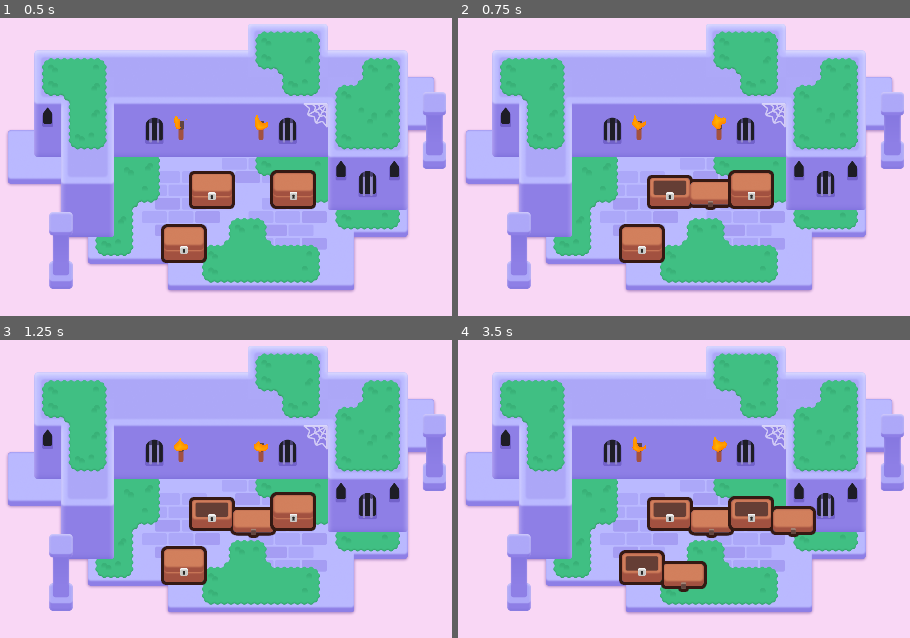
Above: before the commit, frames 1-4 (two rows, left to right).
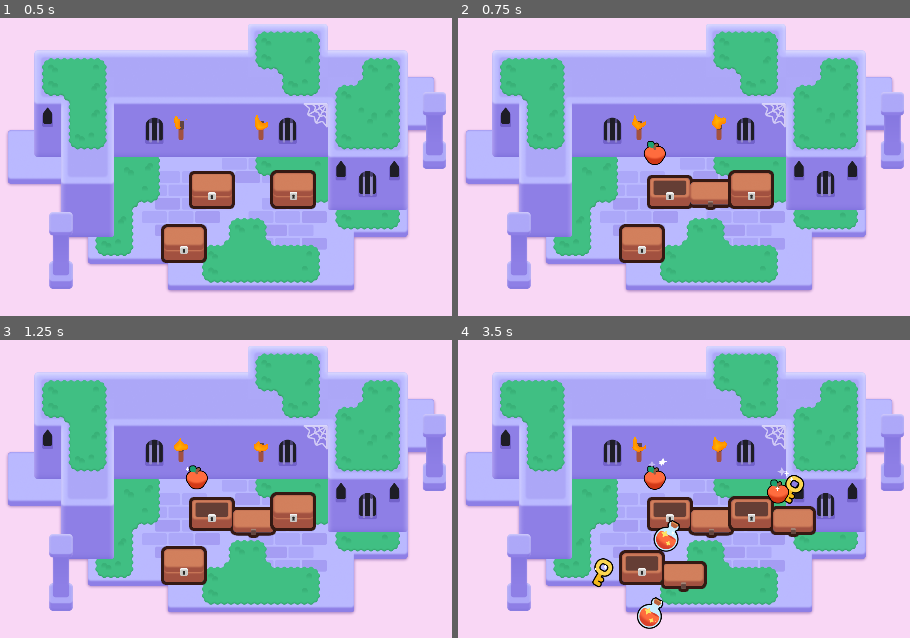
Above: after the commit, the same moments.

Repository: jonathanngkh/gdquest-jon
Game: Godot game, scene res://lessons/mini_dungeon.tscn
Two runs of this game, one before a commit and one after it. Both use one fixed random seed, a clock stepped at 60 frames per second and the inputs below.
Inputs (mouse positions are in pixels of both pictures, inside the frame that each line leads up to):
- Up to frame 1 (0.5 s): no input
- Up to frame 2 (0.75 s): tap Enter at 0.5 s; move the mouse to (670, 190) at 0.52 s; press the mouse at (670, 190) at 0.53 s; hold D (move_right) from 0.53 s (still down)
- Up to frame 3 (1.25 s): keep holding D (move_right); tap Space at 0.77 s
- Up to frame 4 (3.5 s): move the mouse to (643, 566) at 1.27 s; release D (move_right) at 1.28 s; release the mouse at (643, 566) at 1.28 s; hold S (move_down) 1.28-2.03 s; right-click (643, 566) at 1.35 s; click (643, 566) at 1.42 s; tap Space at 1.52, 3.02 s; move the mouse to (751, 512) at 2.02 s; hold D (move_right) 2.03-2.78 s; tap Z at 2.1 s; click (751, 512) at 2.17 s; move the mouse to (638, 587) at 2.77 s; hold W (move_up) from 2.78 s (still down); click (638, 587) at 2.85 s

Frame 1 is identical in both runs. In frame 2, 0.3% of the frame differs, in the area x 41-47%, y 41-50%; in frame 3, 0.3%; in frame 4, 2.1%, in the area x 29-77%, y 39-97%.

Commit message:
L6P1, @export var possible_items: Array[PackedScene], polar coordinate spawn items in a circle randomly

Diff:
--- a/M06.looting_workbook/lessons/chest.gd
+++ b/M06.looting_workbook/lessons/chest.gd
@@ -2,6 +2,8 @@
 
 @onready var canvas_group: CanvasGroup = $CanvasGroup
 @onready var animation_player: AnimationPlayer = $AnimationPlayer
+
+@export var possible_items: Array[PackedScene] = [] # if selected in the inspector, those packed scenes become auto pre-loaded
 
 
 # Called when the node enters the scene tree for the first time.
@@ -15,6 +17,22 @@
 func _process(delta: float) -> void:
 	pass
 
+
+func _spawn_random_item() -> void:
+	var loot_item: Area2D = possible_items.pick_random().instantiate()
+	#loot_item.position = Vector2(loot_item.position.x + randi_range(-65, 65), loot_item.position.y + randi_range(-65, 65)) # simple rand distance and angle
+	var starting_angle = 0.0 # 0 radians points to the right
+	var ending_angle = 2.0 * PI # 2π = 360 degrees, so one full circle
+	var random_angle := randf_range(starting_angle, ending_angle)
+
+	var random_direction := Vector2(1.0, 0.0).rotated(random_angle) # random direction is a unit vector pointing right, rotated at a random angle
+
+	var min_dist_to_chest = 60
+	var max_dist_to_chest = 120
+	var random_distance := randf_range(min_dist_to_chest, max_dist_to_chest)
+
+	loot_item.position = random_direction * random_distance
+	add_child(loot_item)
 
 # best for single events as opposed to continuous input streams, as this function is called once every time user presses and input
 func _input_event(viewport: Viewport, event: InputEvent, shape_idx: int) -> void:
@@ -40,6 +58,13 @@
 	input_pickable = false
 		#set_outline_thickness(3.0)
 
+	if possible_items.is_empty():
+		print("possible items is empty")
+		return
+
+	for i in range(randi_range(1, 3)):
+		_spawn_random_item()
+
 func _on_mouse_entered() -> void:
 	var tween = create_tween()
 	var from_thickness := 3.0
--- a/M06.looting_workbook/lessons/chest.tscn
+++ b/M06.looting_workbook/lessons/chest.tscn
@@ -1,10 +1,13 @@
-[gd_scene load_steps=11 format=3 uid="uid://c5nfqell6l6p0"]
+[gd_scene load_steps=14 format=3 uid="uid://c5nfqell6l6p0"]
 
 [ext_resource type="Texture2D" uid="uid://bnem1cahhoxdk" path="res://lessons/chest/top.png" id="1_dj516"]
 [ext_resource type="Shader" path="res://lessons/chest/group_outline.gdshader" id="1_icorf"]
 [ext_resource type="Texture2D" uid="uid://c3hwsm5ugp8qw" path="res://lessons/chest/bottom.png" id="1_jeife"]
 [ext_resource type="Script" path="res://lessons/chest.gd" id="1_ml3n3"]
+[ext_resource type="PackedScene" uid="uid://0i1g0cunmseb" path="res://lessons/items/apple.tscn" id="2_30eqr"]
 [ext_resource type="Texture2D" uid="uid://bu2jin246nel5" path="res://lessons/chest/lock.png" id="3_2wqlw"]
+[ext_resource type="PackedScene" uid="uid://ctqyr0ufyoktk" path="res://lessons/items/key.tscn" id="3_ry414"]
+[ext_resource type="PackedScene" uid="uid://hdxqgspfcaur" path="res://lessons/items/potion.tscn" id="4_ypvdj"]
 
 [sub_resource type="RectangleShape2D" id="RectangleShape2D_75kp6"]
 size = Vector2(96, 78)
@@ -15,6 +18,21 @@
 shader_parameter/line_color = Color(0.207843, 0.0980392, 0.0745098, 1)
 shader_parameter/line_thickness = 3.0
 shader_parameter/viewport_scale = Vector2(1, 1)
+
+[sub_resource type="Animation" id="Animation_316im"]
+length = 0.001
+tracks/0/type = "value"
+tracks/0/imported = false
+tracks/0/enabled = true
+tracks/0/path = NodePath("CanvasGroup/Top:position")
+tracks/0/interp = 1
+tracks/0/loop_wrap = true
+tracks/0/keys = {
+"times": PackedFloat32Array(0),
+"transitions": PackedFloat32Array(1),
+"update": 0,
+"values": [Vector2(0, -14)]
+}
 
 [sub_resource type="Animation" id="Animation_f6kbf"]
 resource_name = "open"
@@ -32,21 +50,6 @@
 "values": [Vector2(0, -14), Vector2(85, -65), Vector2(100, 20)]
 }
 
-[sub_resource type="Animation" id="Animation_316im"]
-length = 0.001
-tracks/0/type = "value"
-tracks/0/imported = false
-tracks/0/enabled = true
-tracks/0/path = NodePath("CanvasGroup/Top:position")
-tracks/0/interp = 1
-tracks/0/loop_wrap = true
-tracks/0/keys = {
-"times": PackedFloat32Array(0),
-"transitions": PackedFloat32Array(1),
-"update": 0,
-"values": [Vector2(0, -14)]
-}
-
 [sub_resource type="AnimationLibrary" id="AnimationLibrary_fxdu4"]
 _data = {
 "RESET": SubResource("Animation_316im"),
@@ -55,6 +58,7 @@
 
 [node name="Chest" type="Area2D"]
 script = ExtResource("1_ml3n3")
+possible_items = Array[PackedScene]([ExtResource("2_30eqr"), ExtResource("3_ry414"), ExtResource("4_ypvdj")])
 
 [node name="CollisionShape2D" type="CollisionShape2D" parent="."]
 visible = false
--- a/M06.looting_workbook/practices/L6.P1.the_pinata/balloon_pinata.gd
+++ b/M06.looting_workbook/practices/L6.P1.the_pinata/balloon_pinata.gd
@@ -19,14 +19,16 @@
 
 func spawn_candy() -> void:
 	# You have to loop 3 times over the next lines of code!
-	for current_index in range(0):
+	for current_index in range(3):
 		# Complete the variables to calculate a random position in a circle using polar coordinates.
-		var radius := 0.0
-		var angle := 0.0
+		var radius := randf_range(0.0, 100.0) # random distance
+		var angle := randf_range(0.0, 2 * PI) # random angle
 
-		var random_direction := Vector2()
-		var random_position := Vector2()
+		var random_direction := Vector2(1.0 , 0.0).rotated(angle)
+		var random_position := radius * random_direction
 
 		# Instantiate and add the candy as a child of the piñata.
 		const CANDY_PACKED_SCENE := preload("candy/candy.tscn")
-		var candy: Node2D = null
+		var candy: Node2D = CANDY_PACKED_SCENE.instantiate()
+		candy.position = random_position
+		add_child(candy)
